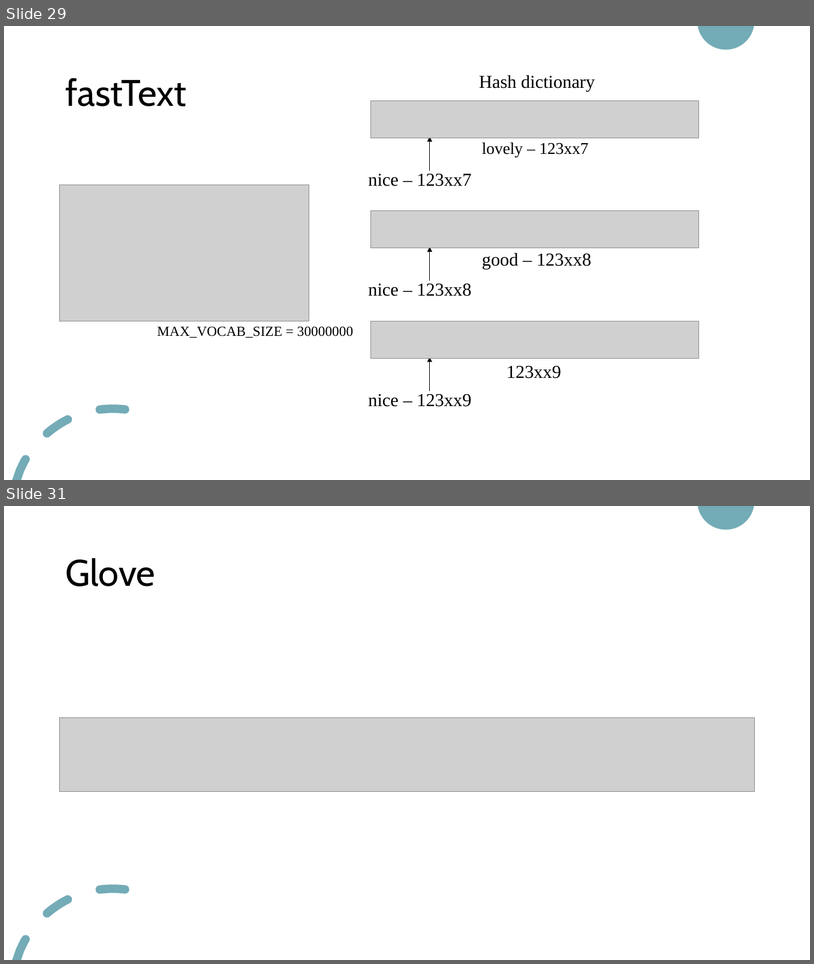
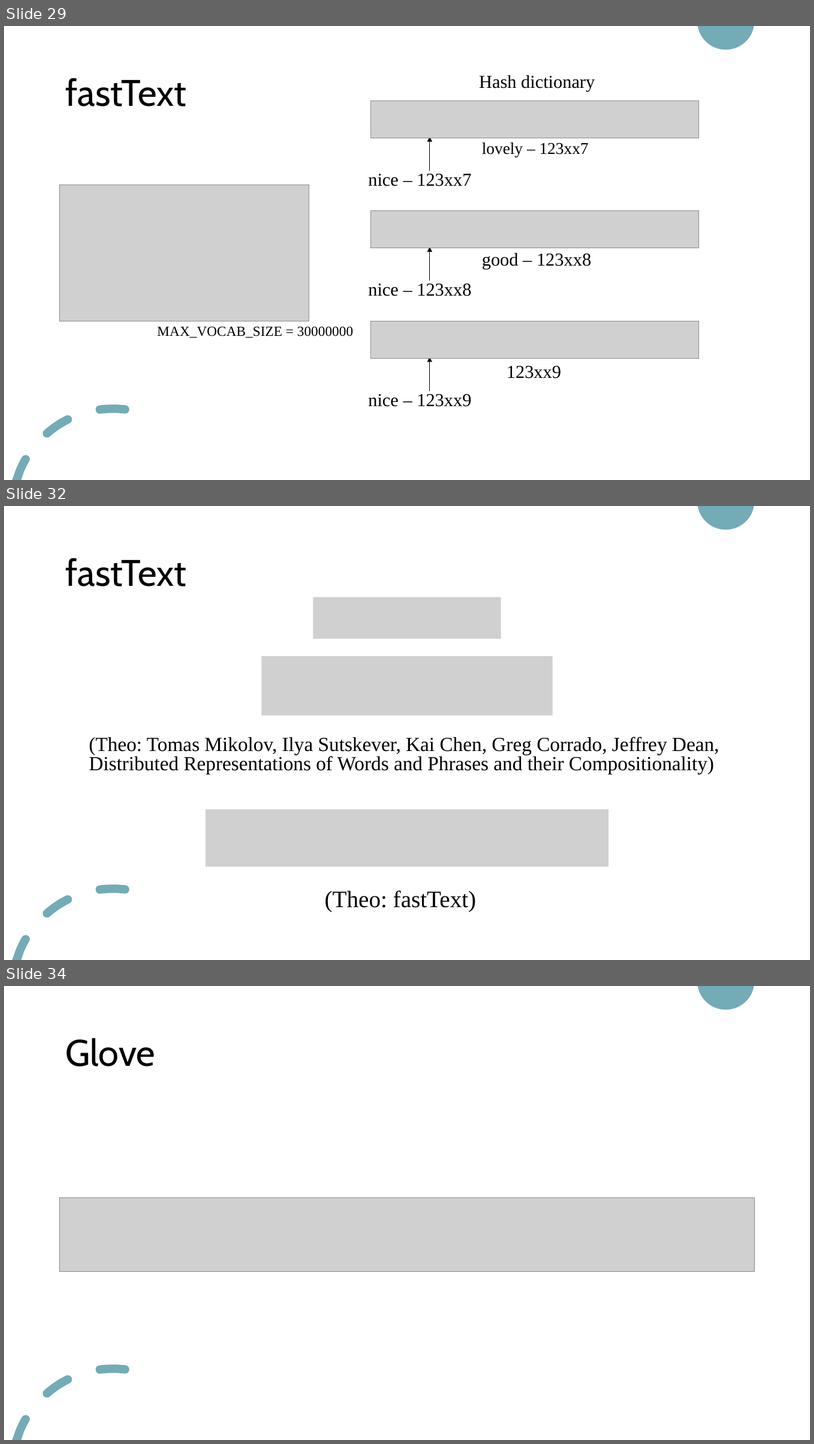
Before and after one commit to nguyenduyhanlam/NLP_Mid, a slide deck: Word representation.pptx. Shown one above the other, each under a label of ours: slides 29 and 31 before the commit, slides 29, 32 and 34 after it; the slides between them are not shown. The pictures are 814x964 and 814x1444 pixels, drawn with LibreOffice and Linux fonts; fonts in the diff are those of the drawing; grey boxes stand for pictures. Boxes give left, top, right and bottom in pixels: in the first picture for what was removed or moved away, otherwise in the second. Text is boxed around its words. In the diff, an @@ line names an element or a change of style, - is before the commit and + after.

```diff
--- a/Word representation.pptx
+++ b/Word representation.pptx
@@ slide 32 added at bbox=[4, 506, 810, 960], background #FFFFFF; not listed: 2 template elements that a slide beside it also shows @@
@@ title added at bbox=[65, 558, 186, 586], 44 pt, text #000000 @@
+fastText
@@ picture added at bbox=[313, 597, 501, 639] @@
@@ picture added at bbox=[262, 656, 552, 715] @@
@@ text added at bbox=[89, 736, 720, 774], 23.8 pt, text #000000 @@
+(Theo: Tomas Mikolov, Ilya Sutskever, Kai Chen, Greg Corrado, Jeffrey Dean, Distributed Representations of Words and Phrases and their Compositionality)
@@ picture added at bbox=[206, 809, 609, 867] @@
@@ text added at bbox=[325, 890, 477, 912], 28 pt, text #000000 @@
+(Theo: fastText)
@@ what was slide 31 is now slide 34 @@
```
Also in this commit, not shown: 3 slides changed, 2 other slides added.
